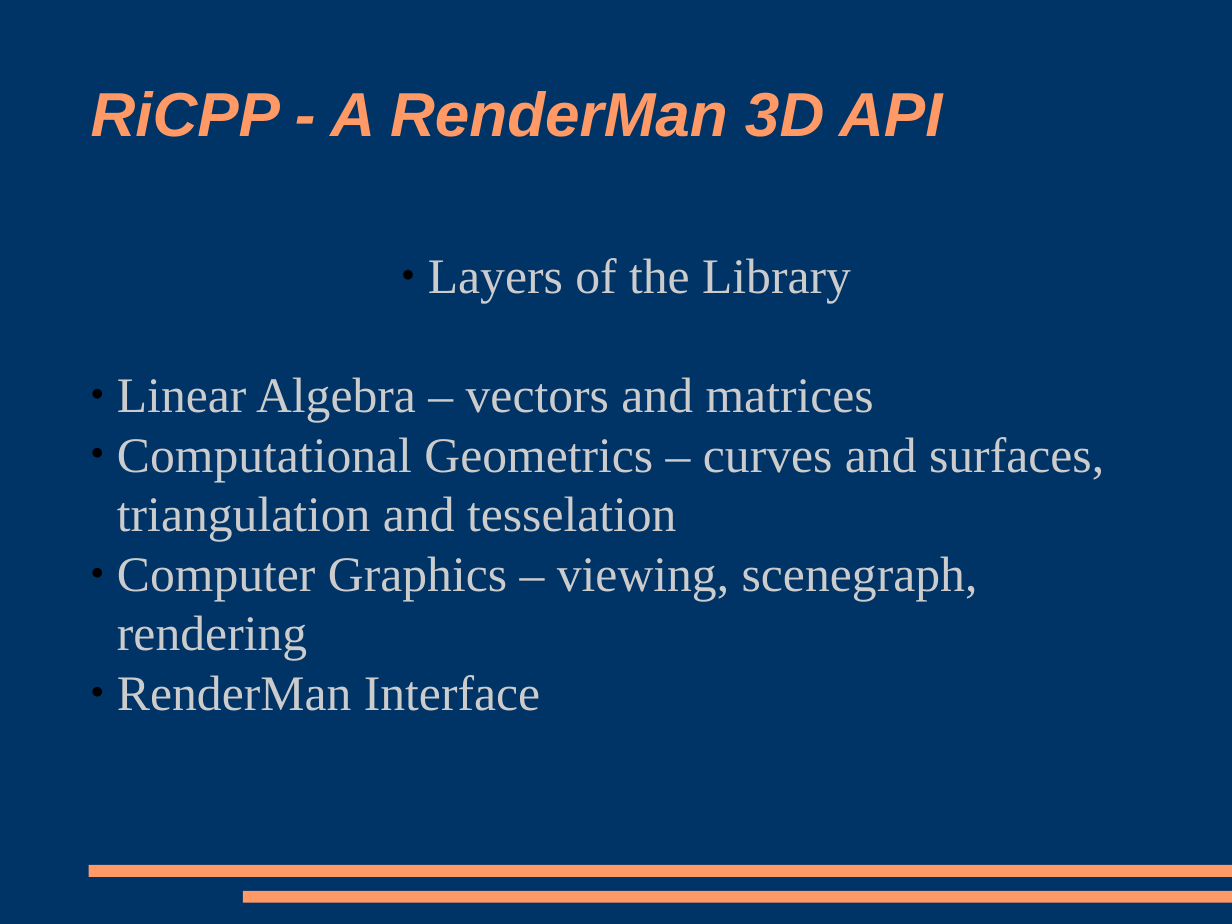
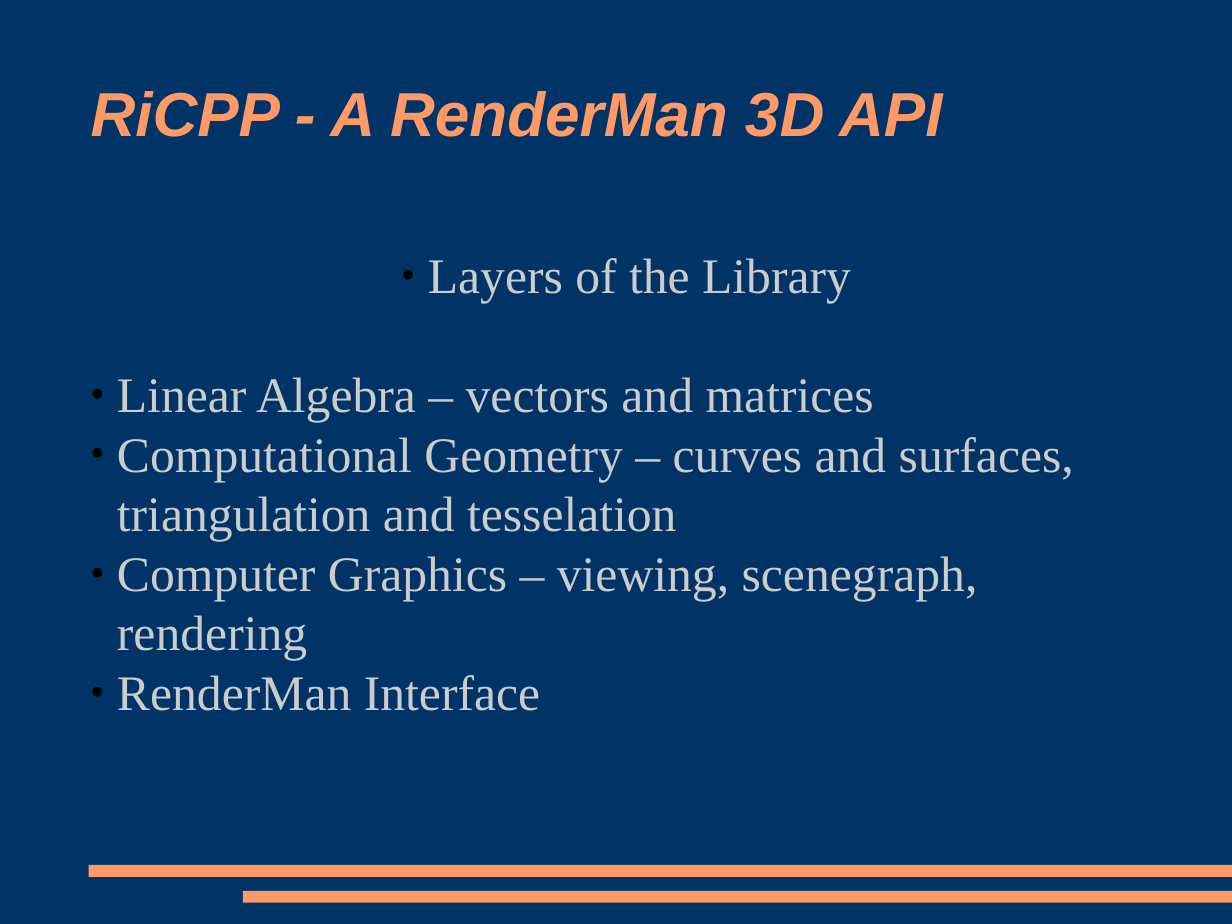
Before and after one commit to s-cherepanov/ricpp, a slide deck: slide 3 of ricpp2/Documentation/Overview.odp. Drawn at 1232x924 pixels with LibreOffice and Linux fonts; fonts in the diff are those of the drawing. Boxes give left, top, right and bottom in pixels: in the first picture for what was removed or moved away, otherwise in the second. Text is boxed around its words. In the diff, an @@ line names an element or a change of style, - is before the commit and + after.

```diff
--- a/ricpp2/Documentation/Overview.odp
+++ b/ricpp2/Documentation/Overview.odp
@@ subtitle at bbox=[117, 437, 1074, 541]: text changed @@
-● Computational Geometrics – curves and surfaces, triangulation and tesselation
+● Computational Geometry – curves and surfaces, triangulation and tesselation
```
Also in this commit, not shown: 1 other slide changed.
